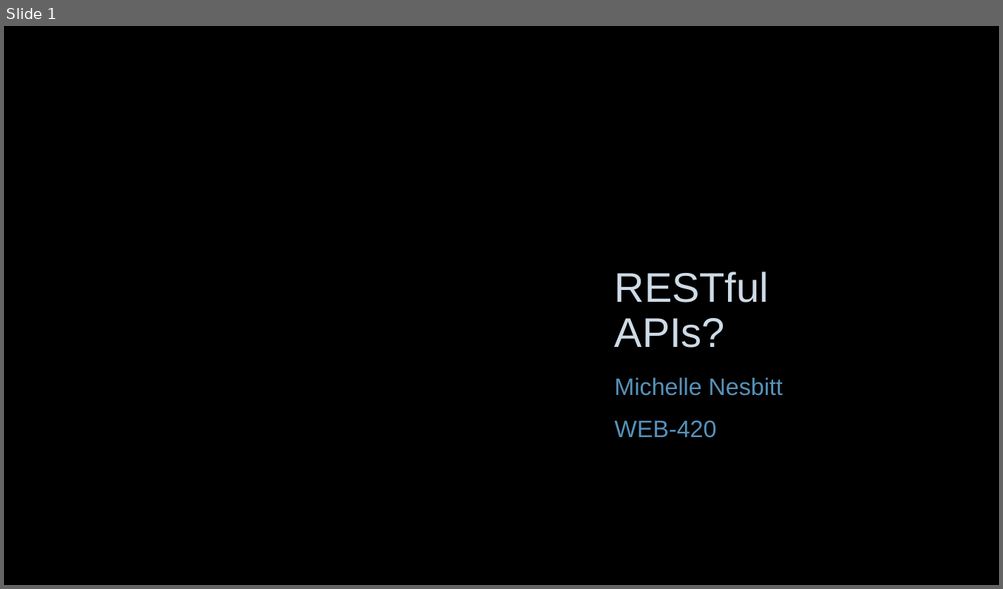
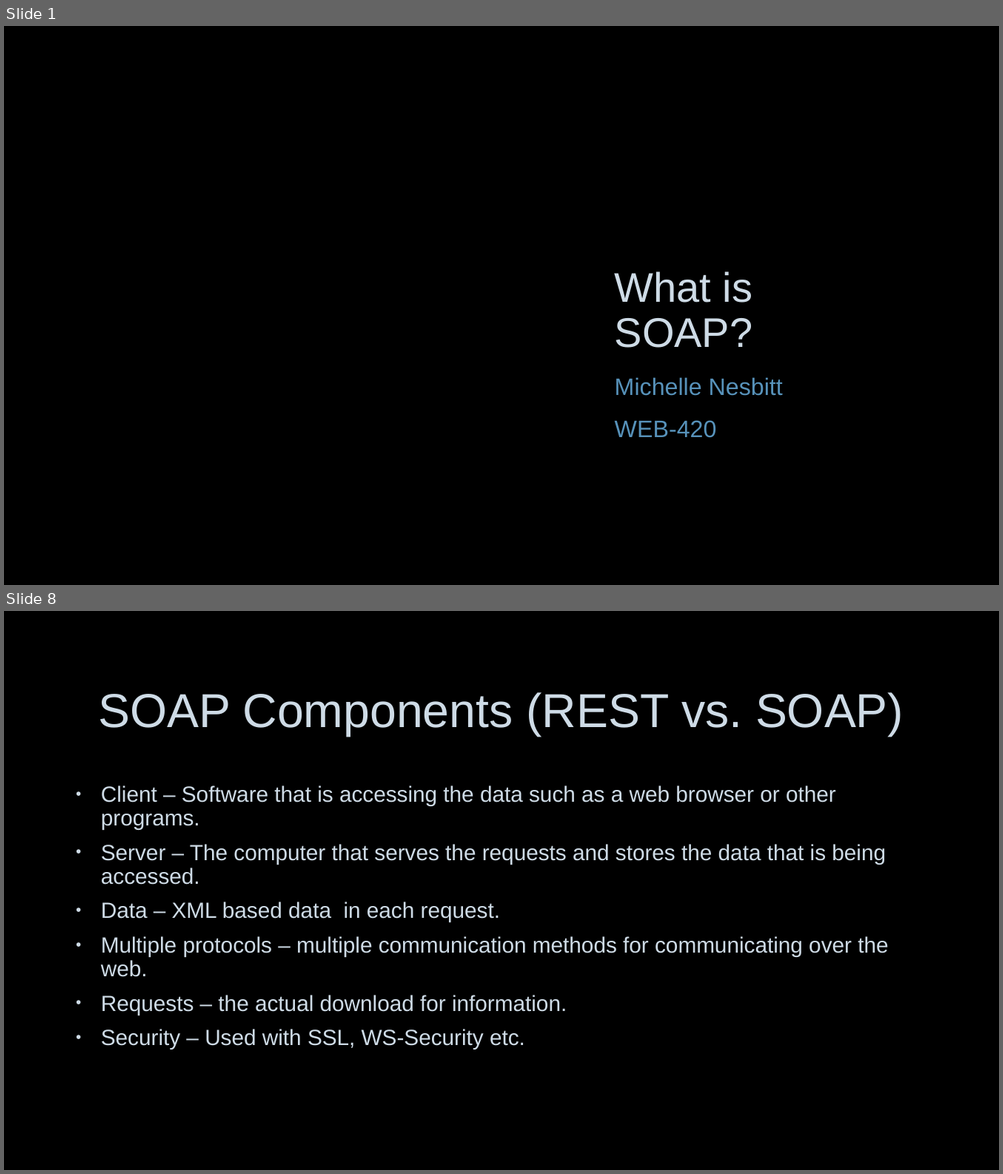
Before and after one commit to nerdommicro/WEB-420, a slide deck: week3/nesbitt-week3.pptx. Shown one above the other, each under a label of ours: slide 1 before the commit, slides 1 and 8 after it; the slides between them are not shown. The pictures are 1003x589 and 1003x1174 pixels, drawn with LibreOffice and Linux fonts; fonts in the diff are those of the drawing; background and template pictures are left out. Boxes give left, top, right and bottom in pixels: in the first picture for what was removed or moved away, otherwise in the second. Text is boxed around its words. In the diff, an @@ line names an element or a change of style, - is before the commit and + after.

```diff
--- a/week3/nesbitt-week3.pptx
+++ b/week3/nesbitt-week3.pptx
@@ slide 8 added at (4, 611, 999, 1170), background picture (left out) @@
@@ title added at (98, 692, 903, 736), 46 pt, text #CEDBE6 @@
+SOAP Components (REST vs. SOAP)
@@ text added at (101, 786, 888, 1050), 21.3 pt, text #CEDBE6 @@
+• Client – Software that is accessing the data such as a web browser or other programs.
+• Server – The computer that serves the requests and stores the data that is being accessed.
+• Data – XML based data in each request.
+• Multiple protocols – multiple communication methods for communicating over the web.
+• Requests – the actual download for information.
+• Security – Used with SSL, WS-Security etc.
@@ slide 1 changed as well @@
@@ title at (614, 272, 753, 348): text changed @@
-RESTful APIs?
+What is SOAP?
```
Also in this commit, not shown: 7 other slides changed, 2 other slides added, 2 slides removed.
